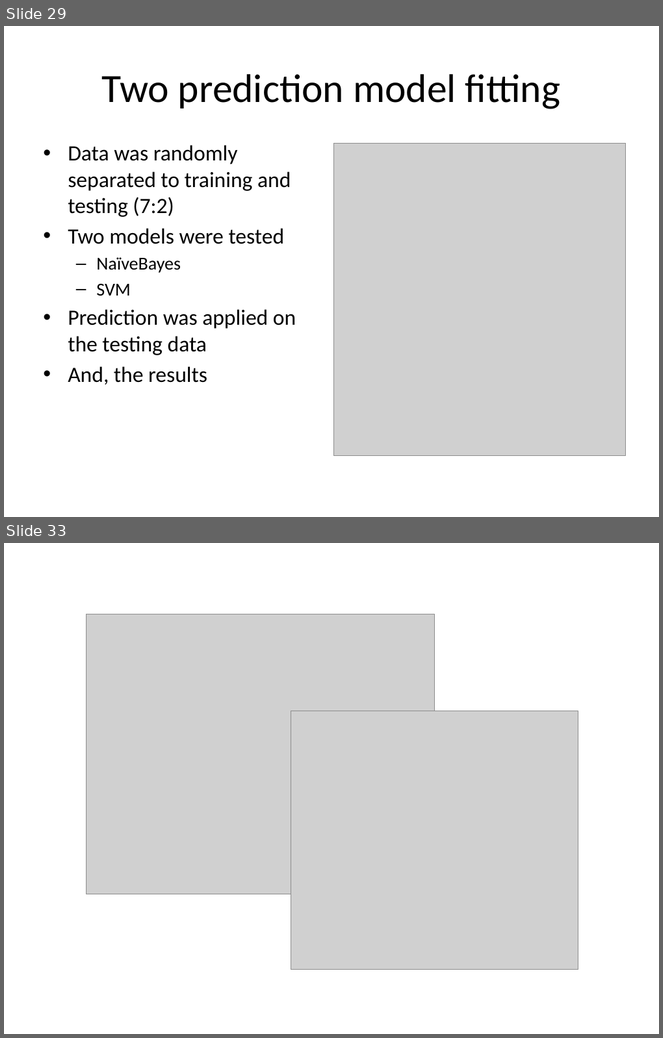
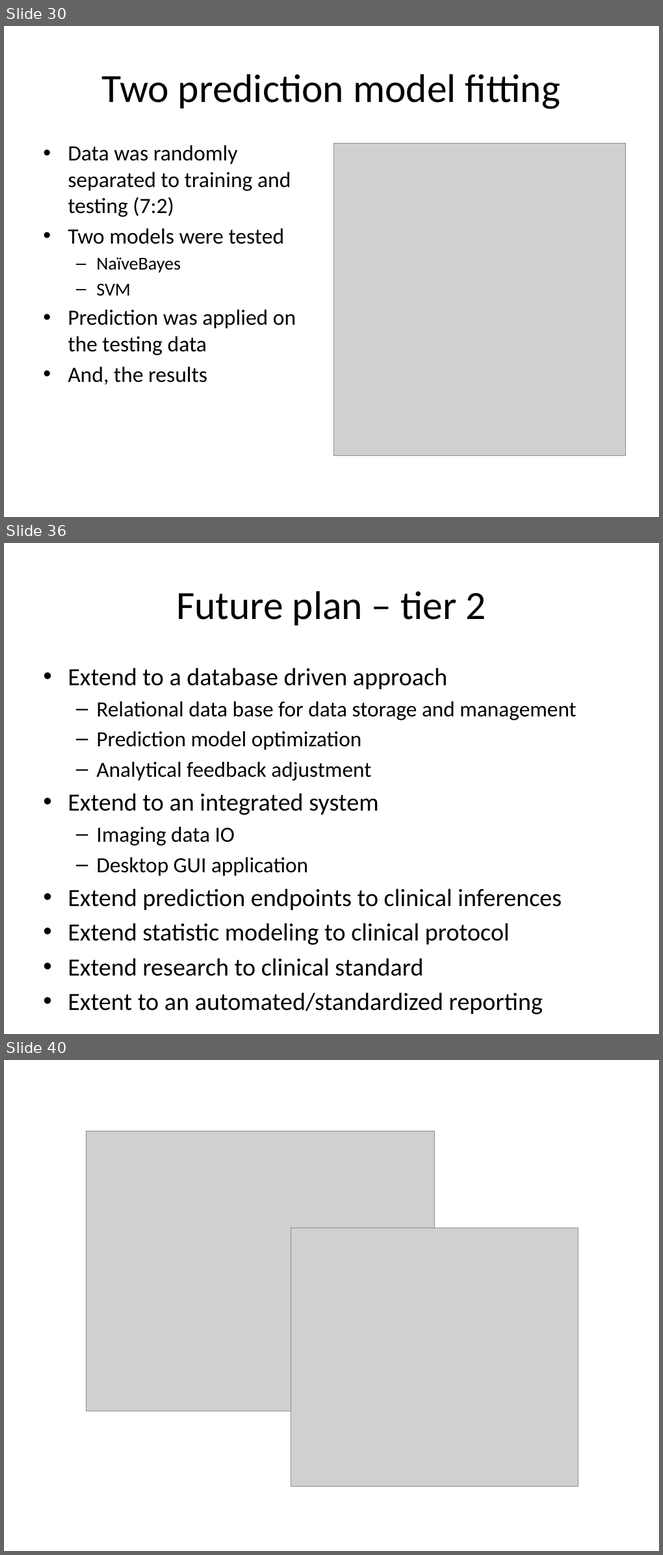
Before and after one commit to 2waybene/mixturemodel, a slide deck: BeijingMeeting/OralCancer.pptx. Shown one above the other, each under a label of ours: slides 29 and 33 before the commit, slides 30, 36 and 40 after it; the slides between them are not shown. The pictures are 663x1038 and 663x1555 pixels, drawn with LibreOffice and Linux fonts; fonts in the diff are those of the drawing; grey boxes stand for pictures. Boxes give left, top, right and bottom in pixels: in the first picture for what was removed or moved away, otherwise in the second. Text is boxed around its words. In the diff, an @@ line names an element or a change of style, - is before the commit and + after.

```diff
--- a/BeijingMeeting/OralCancer.pptx
+++ b/BeijingMeeting/OralCancer.pptx
@@ slide 36 added at (4,543,659,1034), background #FFFFFF @@
@@ title added at (176,591,486,626), 44 pt, text #000000 @@
+Future plan – tier 2
@@ text added at (68,668,576,1015), 27.2 pt, text #000000 @@
+• Extend to a database driven approach
+  – Relational data base for data storage and management
+  – Prediction model optimization
+  – Analytical feedback adjustment
+• Extend to an integrated system
+  – Imaging data IO
+  – Desktop GUI application
+• Extend prediction endpoints to clinical inferences
+• Extend statistic modeling to clinical protocol
+• Extend research to clinical standard
+• Extent to an automated/standardized reporting
@@ what was slide 29 is now slide 30 @@
@@ what was slide 33 is now slide 40 @@
```
Also in this commit, not shown: 6 slides changed, 13 other slides added, 10 slides removed, 8 other files.
